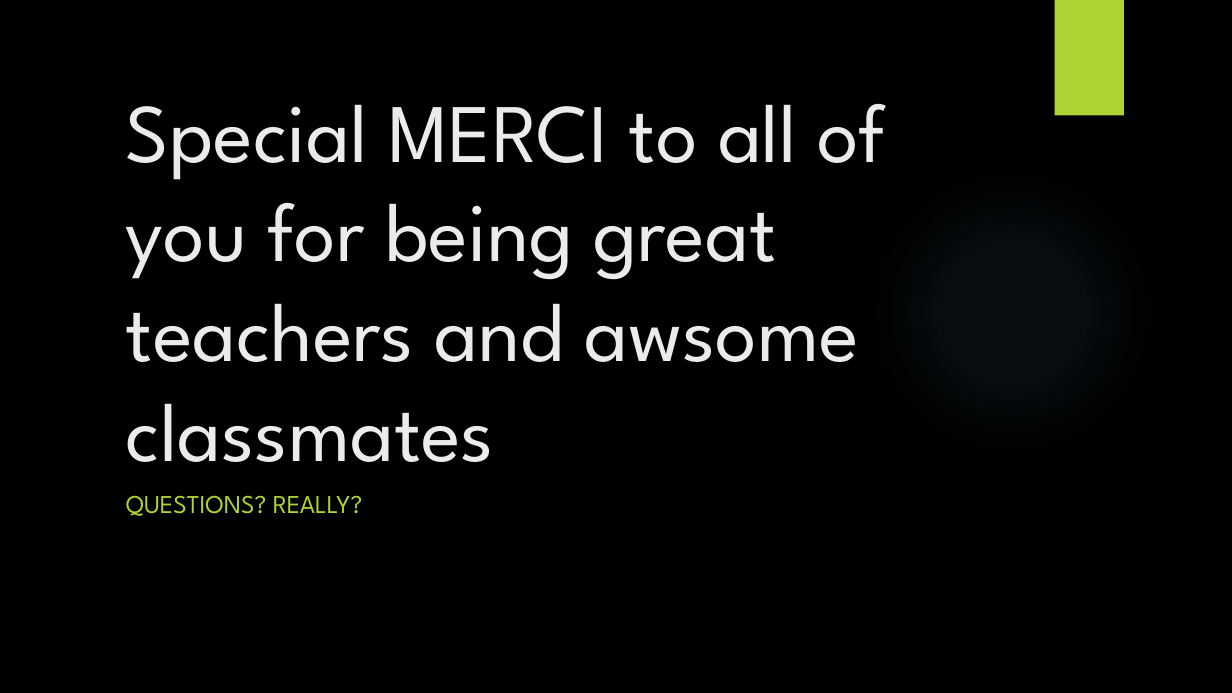
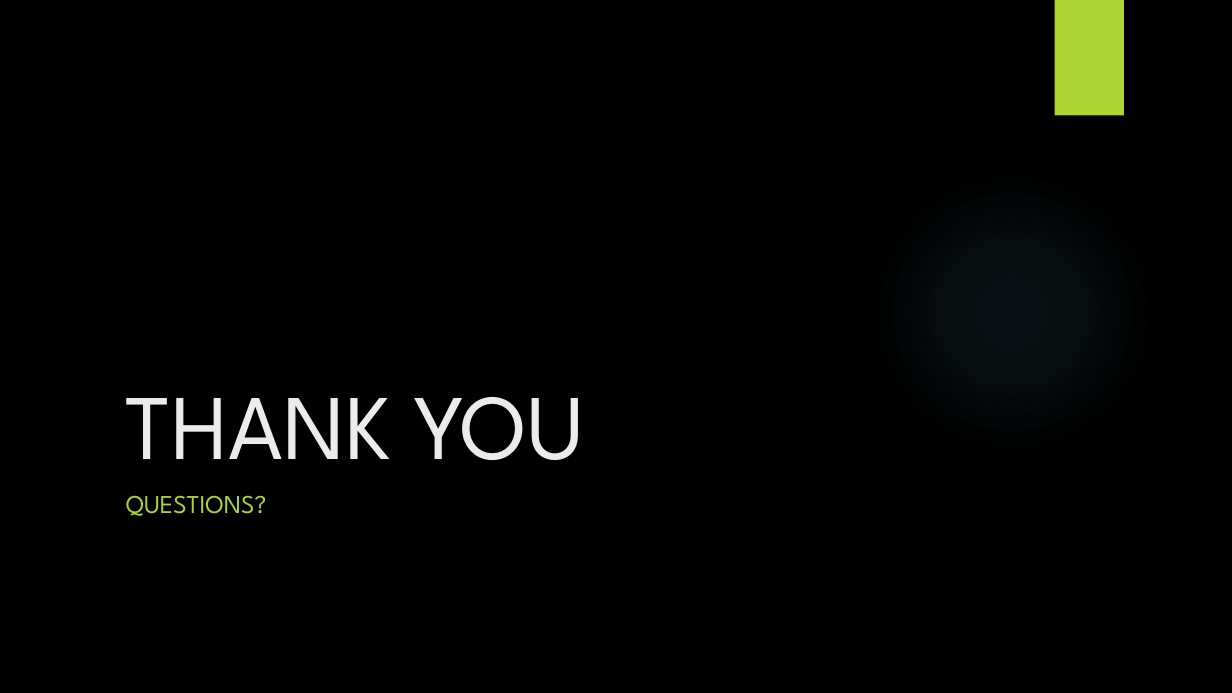
Before and after one commit to JeremDasilva/Project-Final, a slide deck: slide 7 of Car sales analysis and prediction.pptx. Drawn at 1232x693 pixels with LibreOffice and Linux fonts; fonts in the diff are those of the drawing; background and template pictures are left out. Boxes give left, top, right and bottom in pixels: in the first picture for what was removed or moved away, otherwise in the second. Text is boxed around its words. In the diff, an @@ line names an element or a change of style, - is before the commit and + after.

```diff
--- a/Car sales analysis and prediction.pptx
+++ b/Car sales analysis and prediction.pptx
@@ title at bbox=[126, 397, 584, 460]: text changed; size 64.8 to 72 pt @@
-Special MERCI to all of you for being great teachers and awsome classmates
+THANK YOU
@@ subtitle at bbox=[126, 495, 267, 516]: text changed @@
-QUESTIONS? REALLY?
+QUESTIONS?
```
Also in this commit, not shown: 3 other slides changed, 1 other file.
